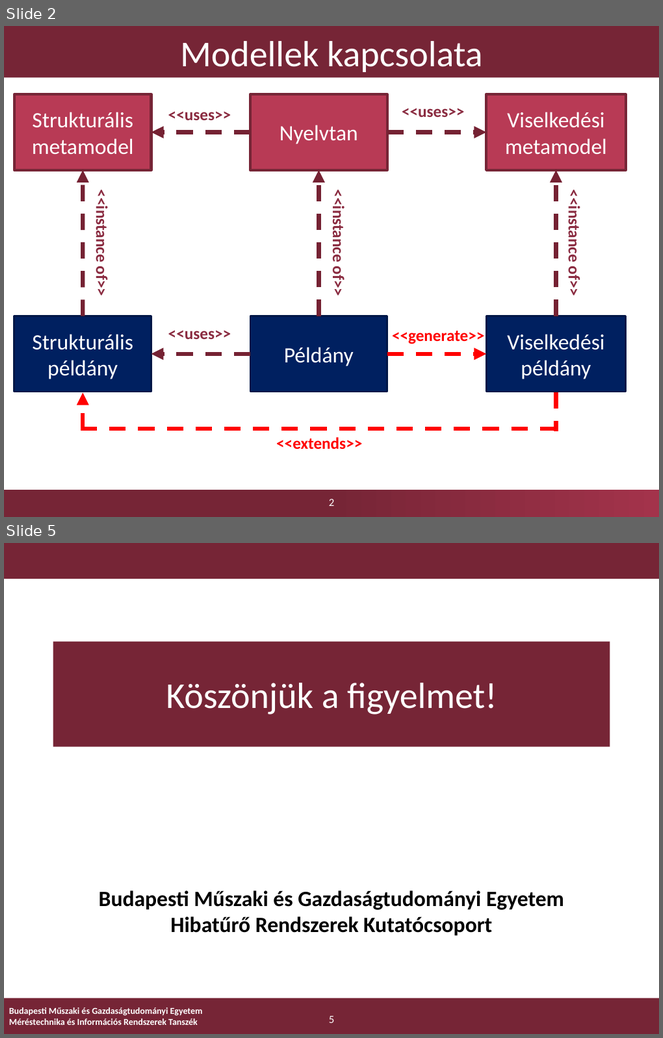
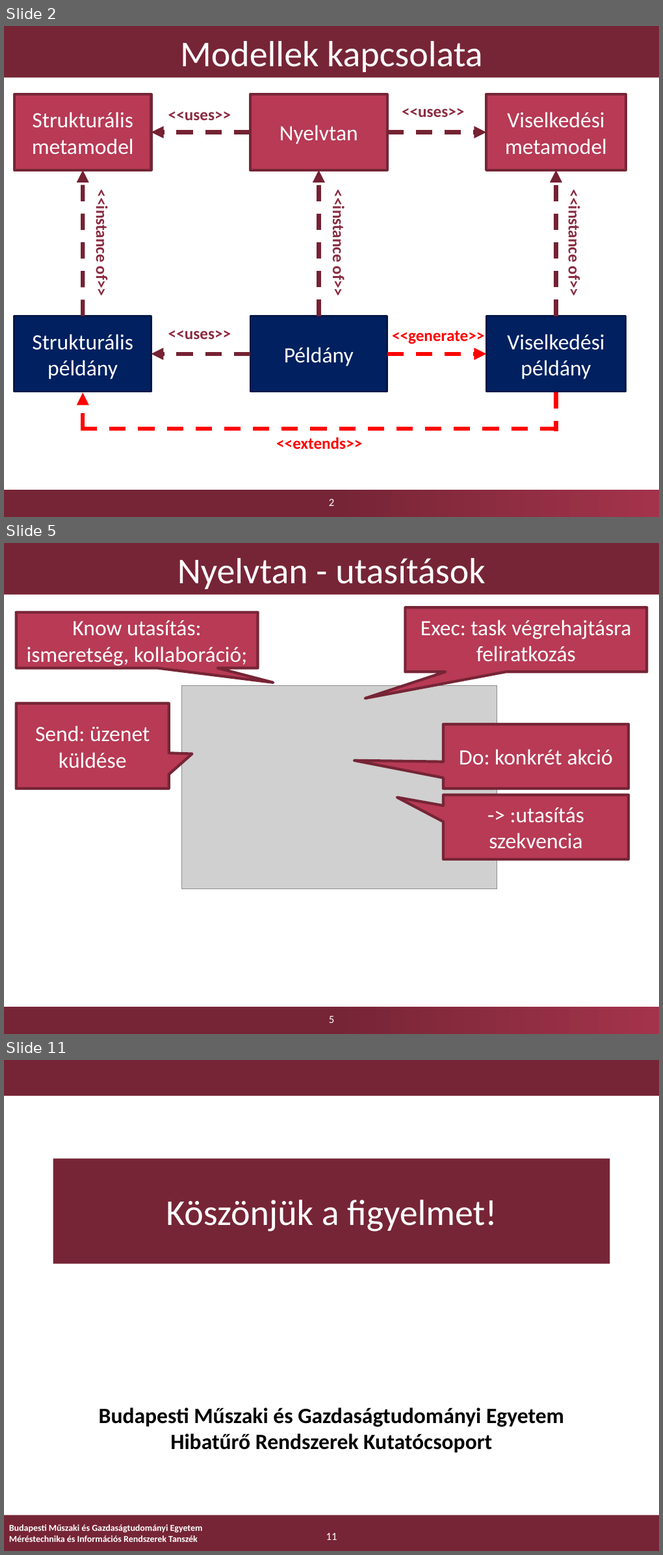
Before and after one commit to FTSRG-MDSD/MDSD-2016-ztz, a slide deck: doc/prezi/hw2/ztz-presentation.pptx. Shown one above the other, each under a label of ours: slides 2 and 5 before the commit, slides 2, 5 and 11 after it; the slides between them are not shown. The pictures are 663x1038 and 663x1555 pixels, drawn with LibreOffice and Linux fonts; fonts in the diff are those of the drawing; grey boxes stand for pictures; background and template pictures are left out. Boxes give left, top, right and bottom in pixels: in the first picture for what was removed or moved away, otherwise in the second. Text is boxed around its words. In the diff, an @@ line names an element or a change of style, - is before the commit and + after.

Commit message:
Add more slides

```diff
--- a/doc/prezi/hw2/ztz-presentation.pptx
+++ b/doc/prezi/hw2/ztz-presentation.pptx
@@ slide 5 added at [4, 543, 659, 1034], background #FFFFFF; not listed: 1 template element that a slide beside it also shows @@
@@ title added at [4, 543, 659, 595], fill #762536, 40 pt, text #FFFFFF @@
+Nyelvtan - utasítások
@@ speech box added at [16, 613, 258, 668], fill #B83A55, outline #762536 3 pt, 24 pt, text #FFFFFF @@
+Know utasítás: ismeretség, kollaboráció;
@@ speech box added at [405, 607, 647, 672], fill #B83A55, outline #762536 3 pt, 24 pt, text #FFFFFF @@
+Exec: task végrehajtásra feliratkozás
@@ picture added at [181, 686, 497, 889] @@
@@ speech box added at [16, 704, 169, 789], fill #B83A55, outline #762536 3 pt, 24 pt, text #FFFFFF @@
+Send: üzenet küldése
@@ speech box added at [443, 724, 629, 789], fill #B83A55, outline #762536 3 pt, 24 pt, text #FFFFFF @@
+Do: konkrét akció
@@ speech box added at [443, 795, 629, 860], fill #B83A55, outline #762536 3 pt, 24 pt, text #FFFFFF @@
+-> :utasítás szekvencia
@@ page number added at [329, 1016, 334, 1023], 12 pt, text #FFFFFF @@
+5
@@ what was slide 5 is now slide 11 @@
@@ page number at [326, 1533, 337, 1540]: text changed @@
-5
+11
```
Also in this commit, not shown: 7 other slides added, 2 slides removed.
